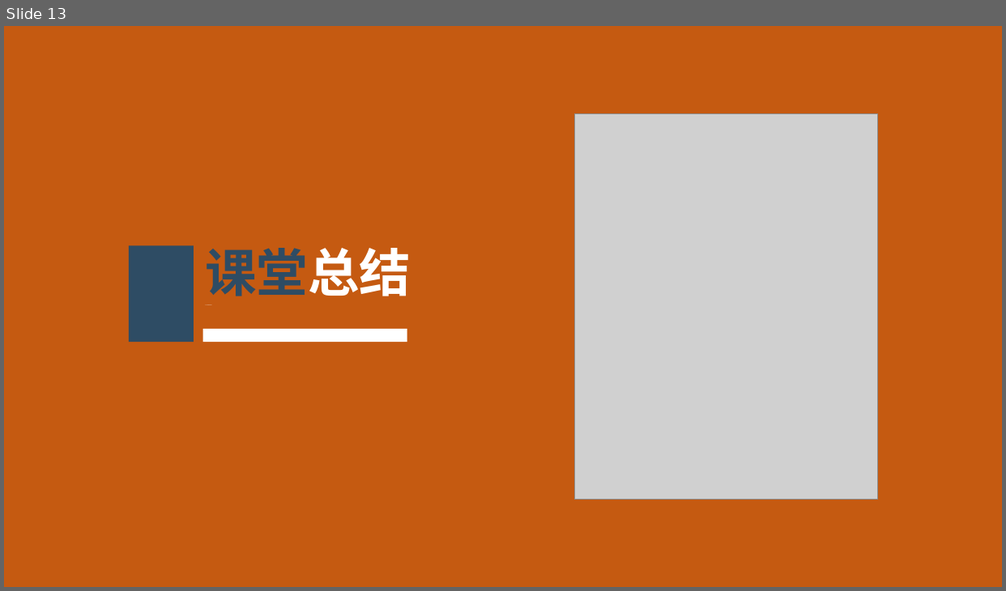
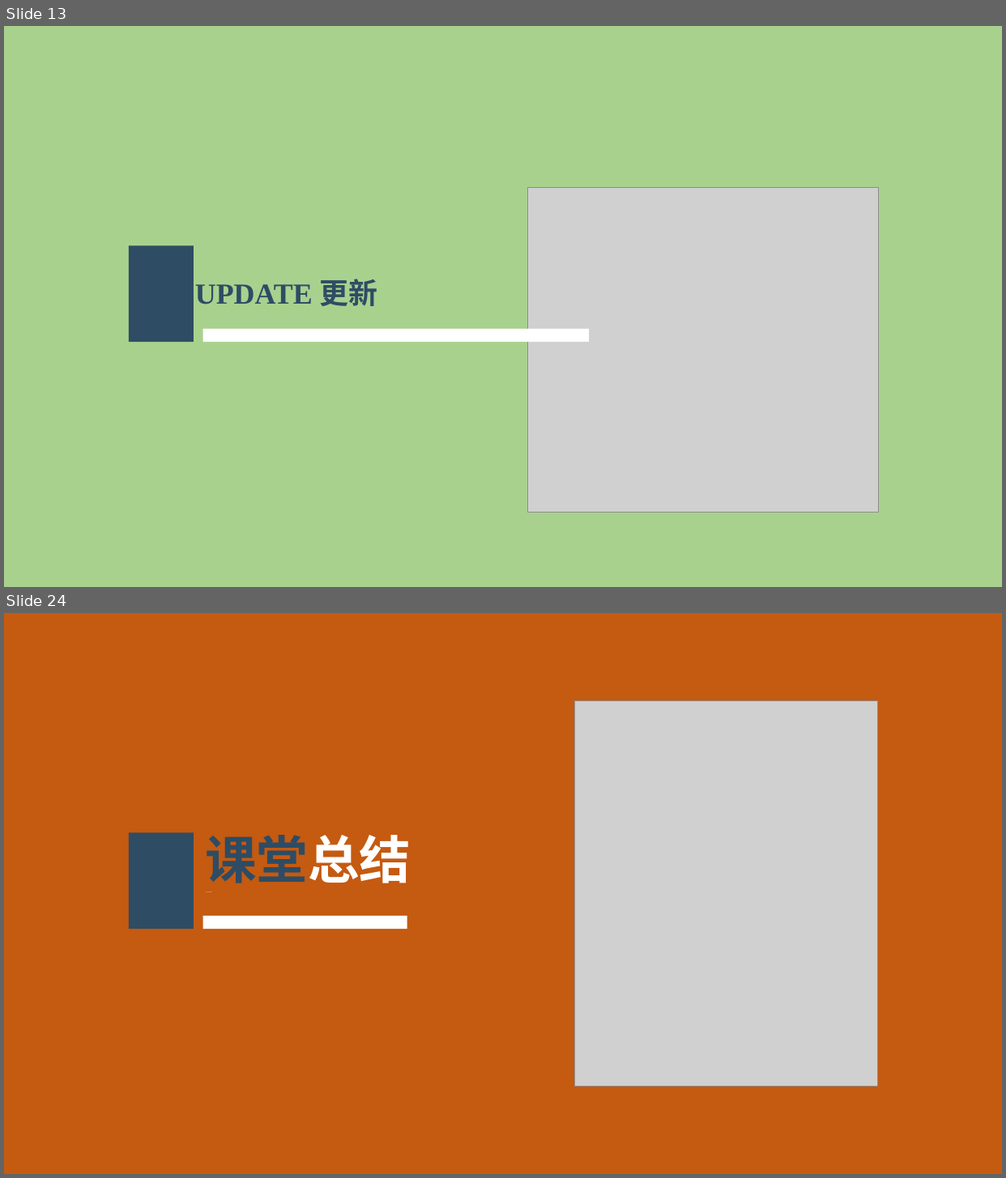
Before and after one commit to hongm32/2020design, a slide deck: 【第40课】信息系统的数据处理/【第40课】信息系统的数据处理.pptx. Shown one above the other, each under a label of ours: slide 13 before the commit, slides 13 and 24 after it; the slides between them are not shown. The pictures are 1006x591 and 1006x1178 pixels, drawn with LibreOffice and Linux fonts; fonts in the diff are those of the drawing; grey boxes stand for pictures. Boxes give left, top, right and bottom in pixels: in the first picture for what was removed or moved away, otherwise in the second. Text is boxed around its words. In the diff, an @@ line names an element or a change of style, - is before the commit and + after.

Commit message:
更新《【第42课】信息系统从无到有》相关资源

```diff
--- a/【第40课】信息系统的数据处理/【第40课】信息系统的数据处理.pptx
+++ b/【第40课】信息系统的数据处理/【第40课】信息系统的数据处理.pptx
@@ slide 13 added at (x1=4, y1=26, x2=1002, y2=587), background #A9D18E @@
@@ picture added at (x1=527, y1=188, x2=879, y2=513) @@
@@ rectangle added at (x1=129, y1=246, x2=194, y2=343), fill #2E4C64 @@
@@ text added at (x1=195, y1=279, x2=378, y2=306), 28 pt, text #2E4C64, bold @@
+UPDATE 更新
@@ rectangle added at (x1=203, y1=329, x2=590, y2=343), fill #FFFFFF @@
@@ what was slide 13 is now slide 24 @@
```
Also in this commit, not shown: 11 other slides added, 4 other files.
